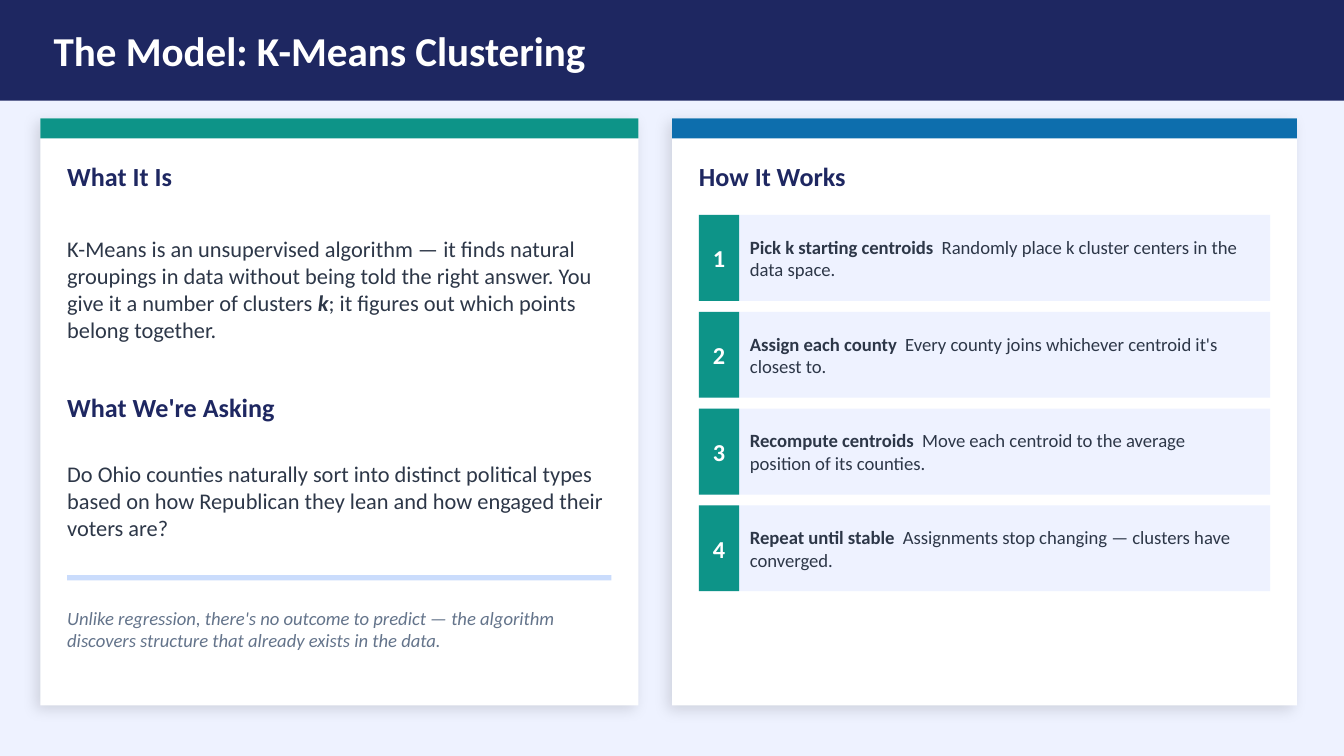
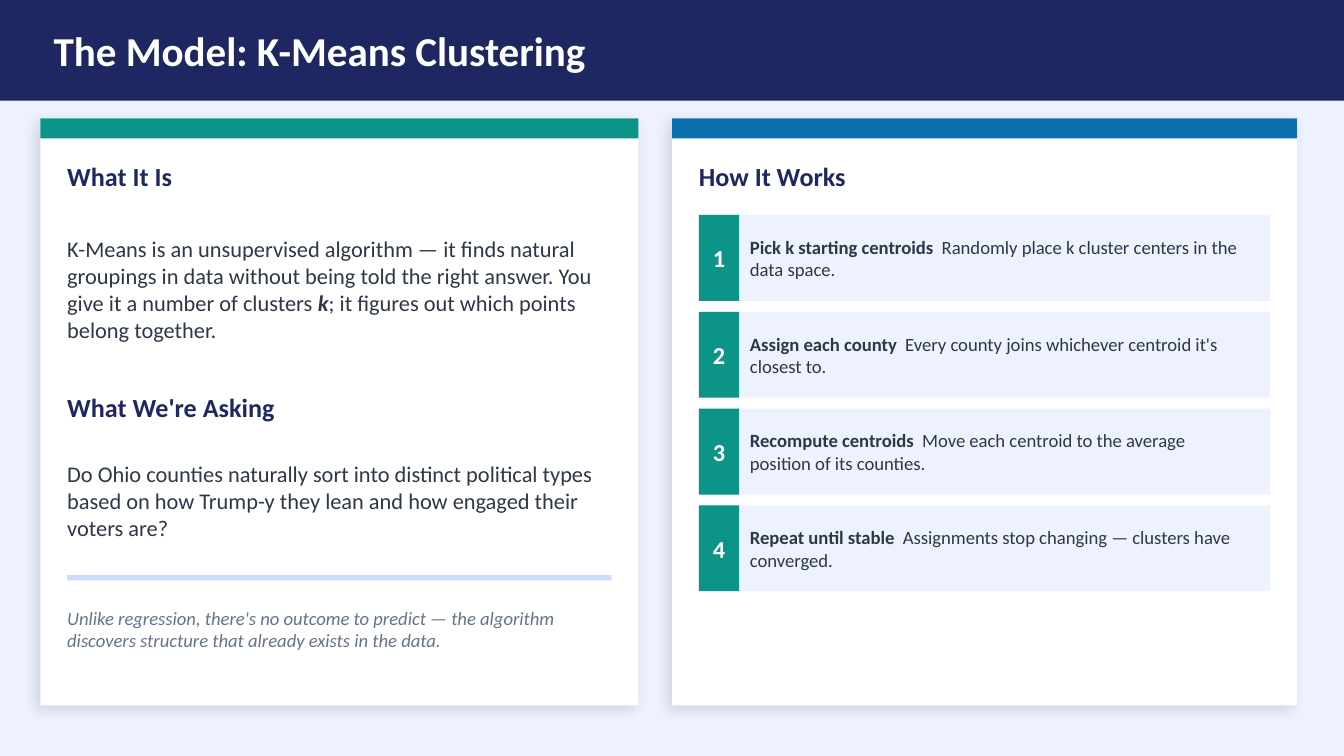
Before and after one commit to cballard18/campaign-stats-modeling-intro, a slide deck: slide 11 of Predictive_Modeling_Lunch_Learn.pptx. Drawn at 1344x756 pixels with LibreOffice and Linux fonts; fonts in the diff are those of the drawing. Boxes give left, top, right and bottom in pixels: in the first picture for what was removed or moved away, otherwise in the second. Text is boxed around its words. In the diff, an @@ line names an element or a change of style, - is before the commit and + after.

```diff
--- a/Predictive_Modeling_Lunch_Learn.pptx
+++ b/Predictive_Modeling_Lunch_Learn.pptx
@@ text at (67,466,592,536): text changed @@
-Do Ohio counties naturally sort into distinct political types based on how Republican they lean and how engaged their voters are?
+Do Ohio counties naturally sort into distinct political types based on how Trump-y they lean and how engaged their voters are?
```
Also in this commit, not shown: 13 other slides changed.
